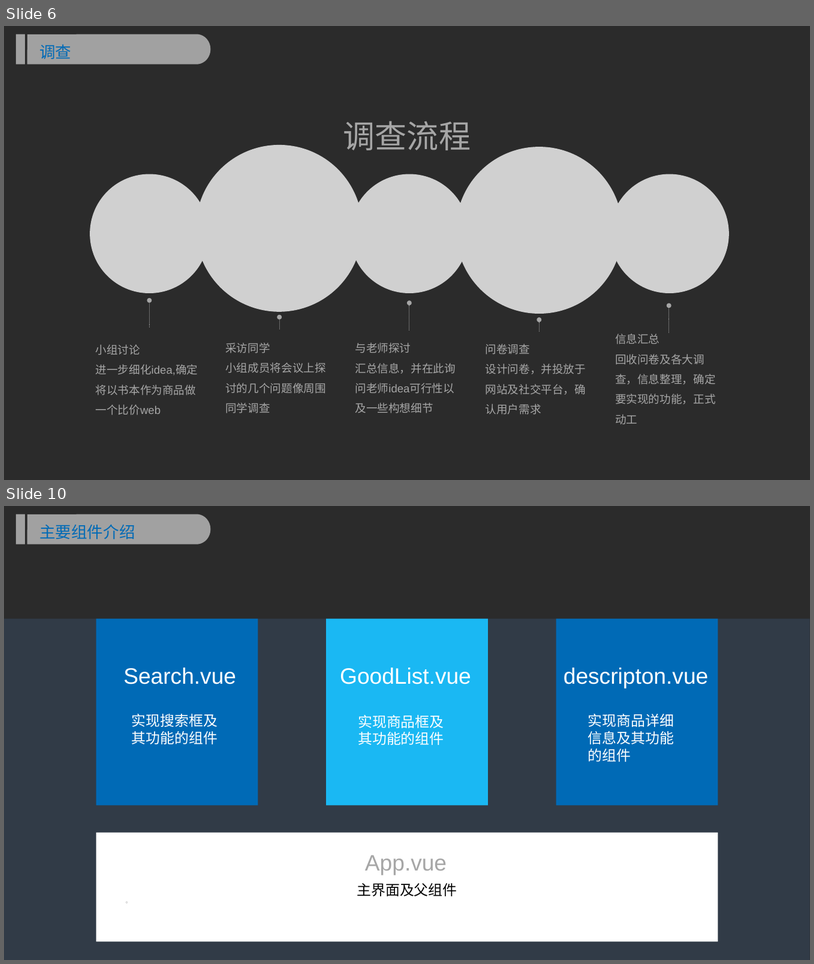
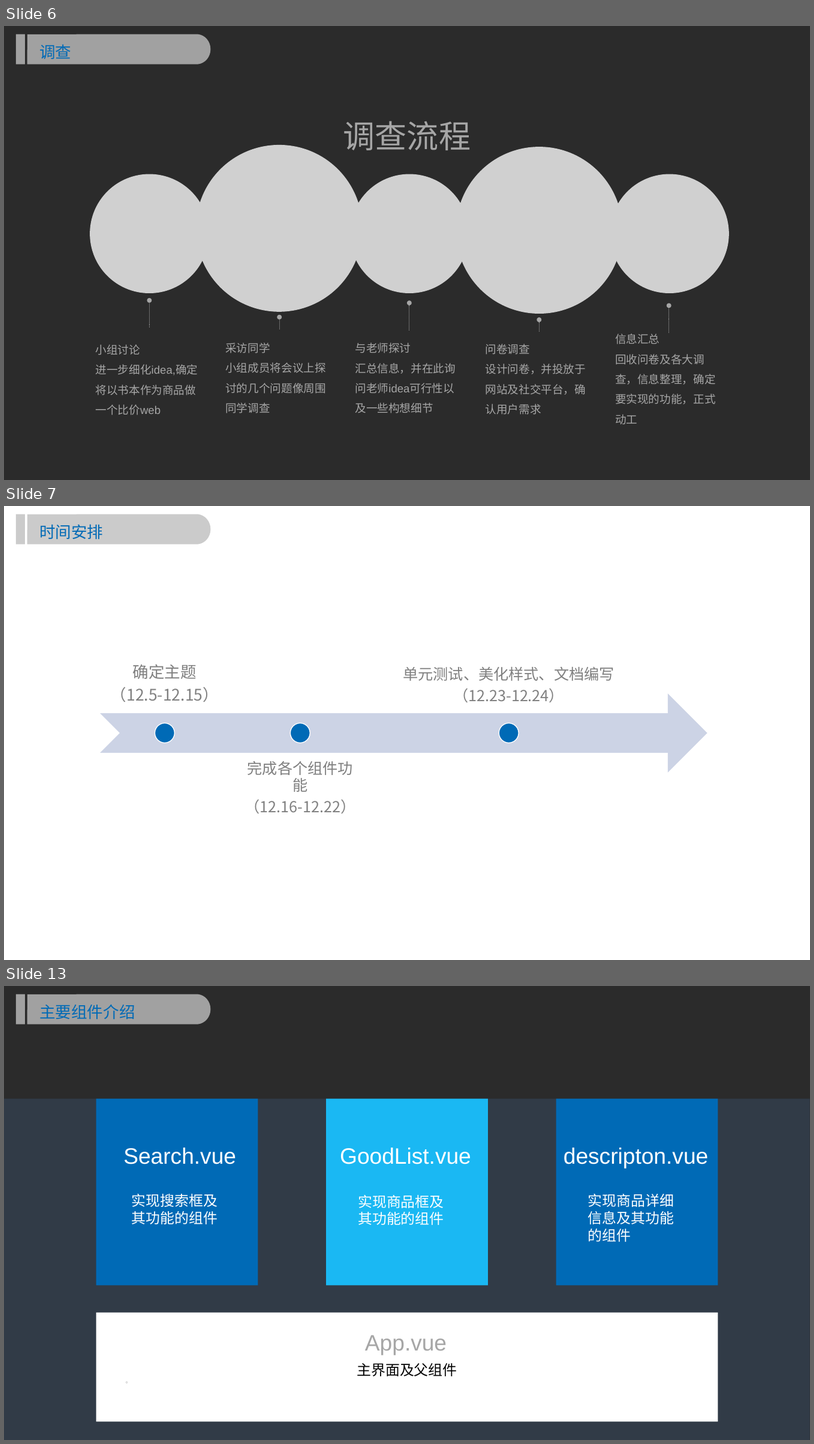
Before and after one commit to yfzm/FPSEI-team2, a slide deck: PROJECT2.pptx. Shown one above the other, each under a label of ours: slides 6 and 10 before the commit, slides 6, 7 and 13 after it; the slides between them are not shown. The pictures are 814x964 and 814x1444 pixels, drawn with LibreOffice and Linux fonts; fonts in the diff are those of the drawing; grey boxes stand for pictures; background and template pictures are left out; a plain dark background stands for a picture behind light text. Boxes give left, top, right and bottom in pixels: in the first picture for what was removed or moved away, otherwise in the second. Text is boxed around its words. In the diff, an @@ line names an element or a change of style, - is before the commit and + after.

```diff
--- a/PROJECT2.pptx
+++ b/PROJECT2.pptx
@@ slide 7 added at [4, 506, 810, 960], background picture (left out) @@
@@ rectangle added at [16, 514, 25, 544], fill #BFBFBF at 80% opacity @@
@@ freeform shape added at [27, 514, 210, 544], fill #BFBFBF at 80% opacity @@
@@ text added at [39, 524, 103, 539], 20 pt, text #006AB6 @@
+时间安排
@@ group added at [101, 664, 708, 813]: 3 texts, 3 ellipses, 1 notched right arrow @@
+确定主题
+（12.5-12.15）
+完成各个组件功能
+（12.16-12.22）
+单元测试、美化样式、文档编写
+（12.23-12.24）
@@ what was slide 10 is now slide 13 @@
```
Also in this commit, not shown: 5 slides changed, 3 other slides added, 1 other file.
